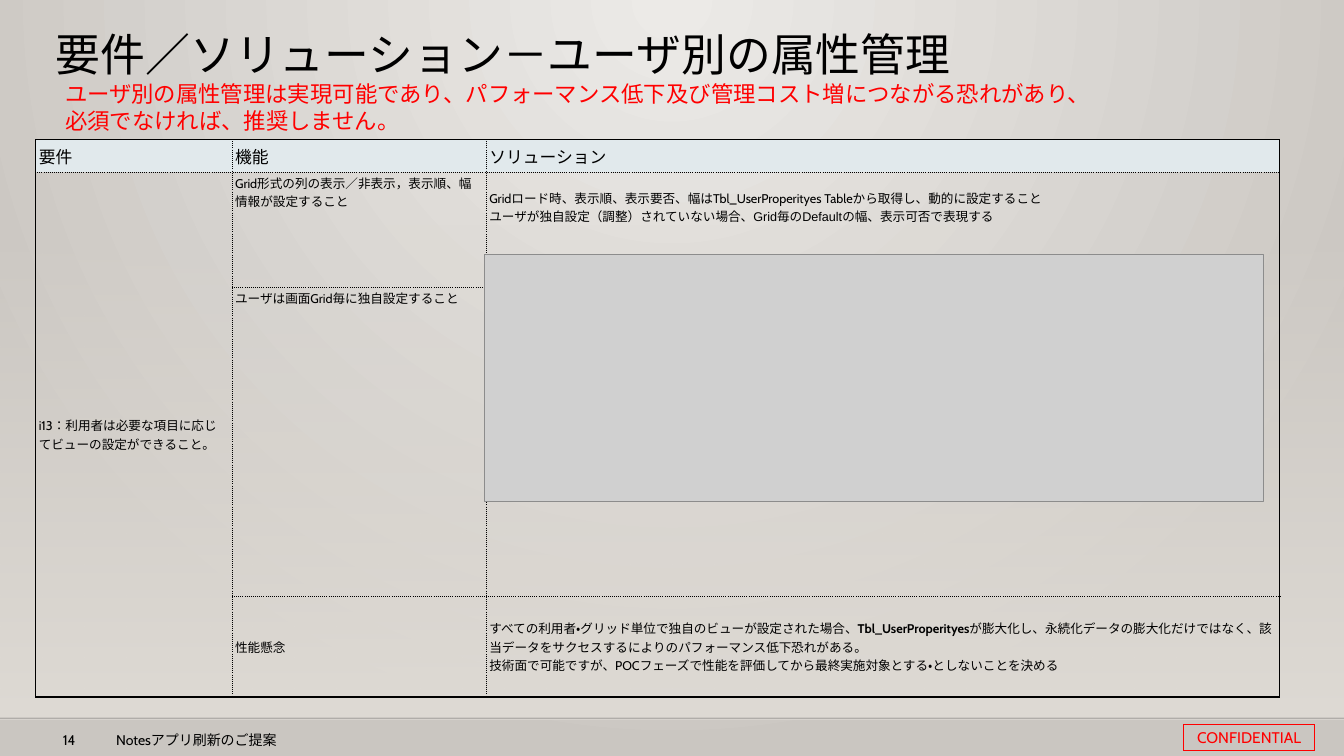
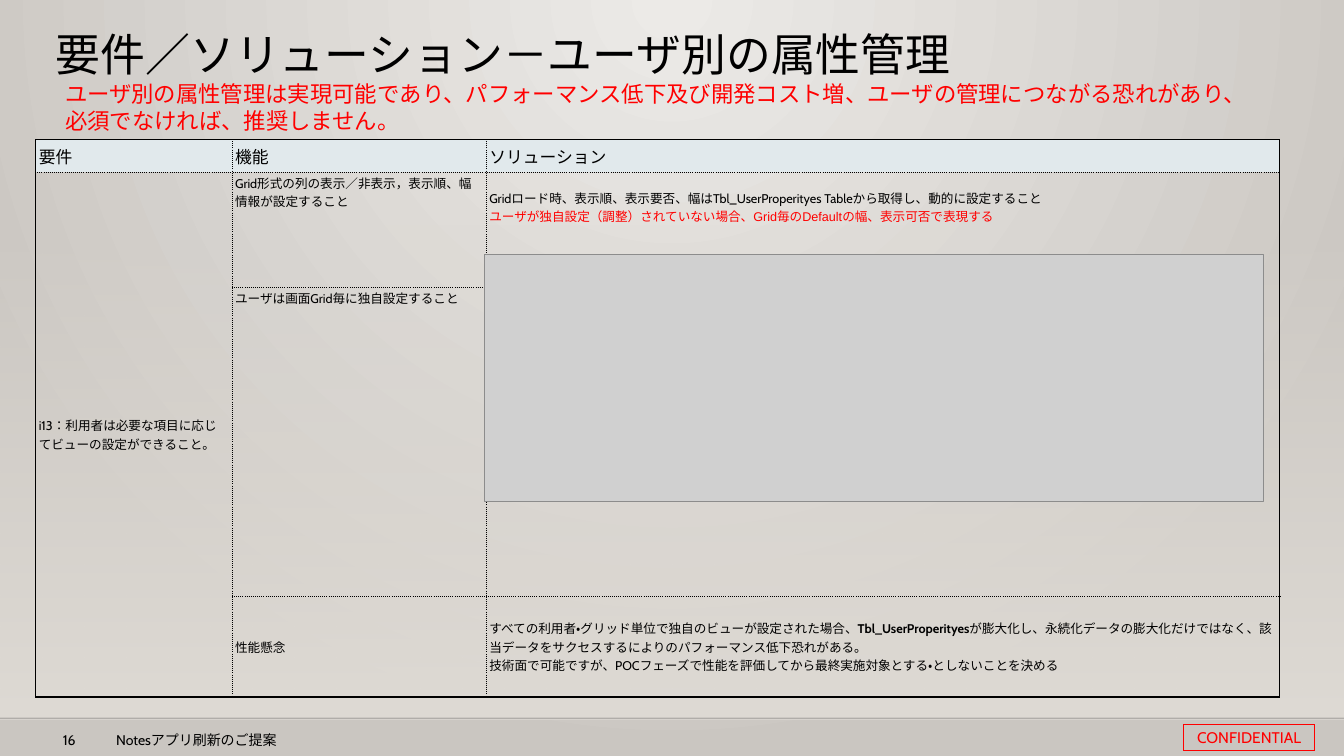
Before and after one commit to 0494938/Notes--CMS-Online, a slide deck: slide 16 of Notesアプリ刷新プロジェクト提案見積もり.v3.pptx (slide 14 before the commit). Drawn at 1344x756 pixels with LibreOffice and Linux fonts; fonts in the diff are those of the drawing; grey boxes stand for pictures; background and template pictures are left out. Boxes give left, top, right and bottom in pixels: in the first picture for what was removed or moved away, otherwise in the second. Text is boxed around its words. In the diff, an @@ line names an element or a change of style, - is before the commit and + after.

```diff
--- a/Notesアプリ刷新プロジェクト提案見積もり.v3.pptx
+++ b/Notesアプリ刷新プロジェクト提案見積もり.v3.pptx
@@ text at (x1=65, y1=83, x2=1246, y2=104): text changed @@
-ユーザ別の属性管理は実現可能であり、パフォーマンス低下及び管理コスト増につながる恐れがあり、
+ユーザ別の属性管理は実現可能であり、パフォーマンス低下及び開発コスト増、ユーザの管理につながる恐れがあり、
@@ table at (x1=35, y1=140, x2=1279, y2=698) @@
@@ text colour #000000 to #FF0000 in "ユーザが独自設定（調整）されていない場合、Grid毎のDefaultの幅、表示可否で表現する" @@
@@ page number at (x1=63, y1=735, x2=76, y2=745): text changed @@
-14
+16
```
Also in this commit, not shown: 9 other slides changed, 2 slides added, 12 slides removed.
